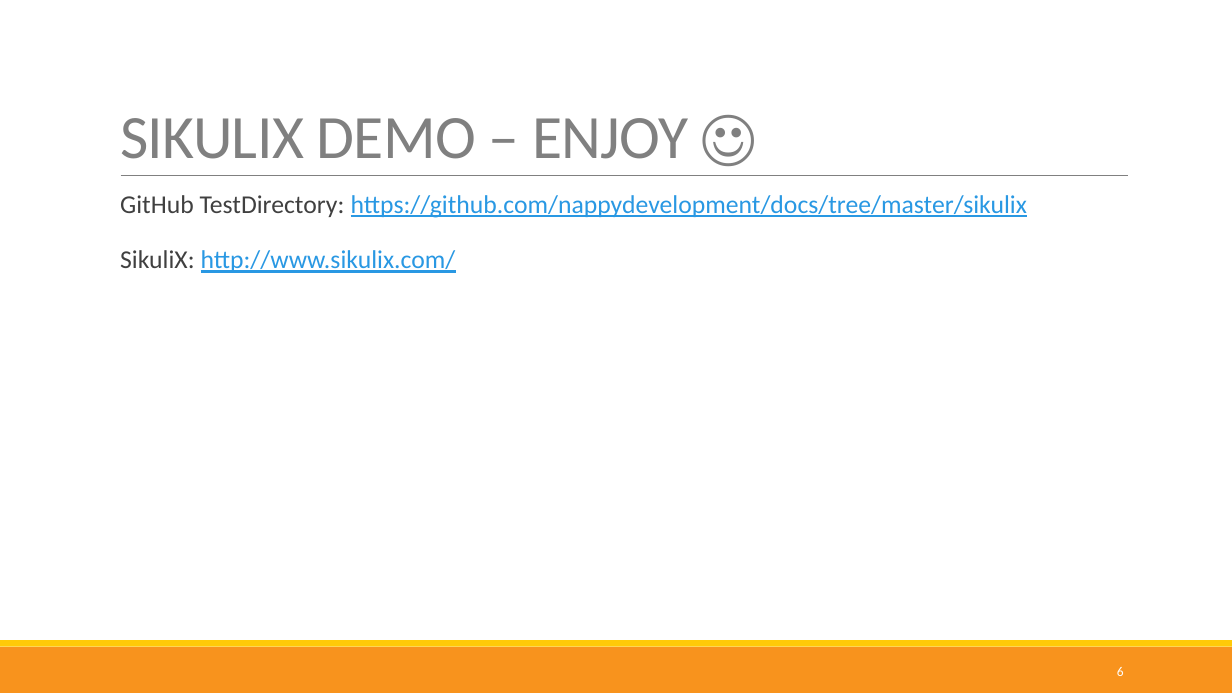
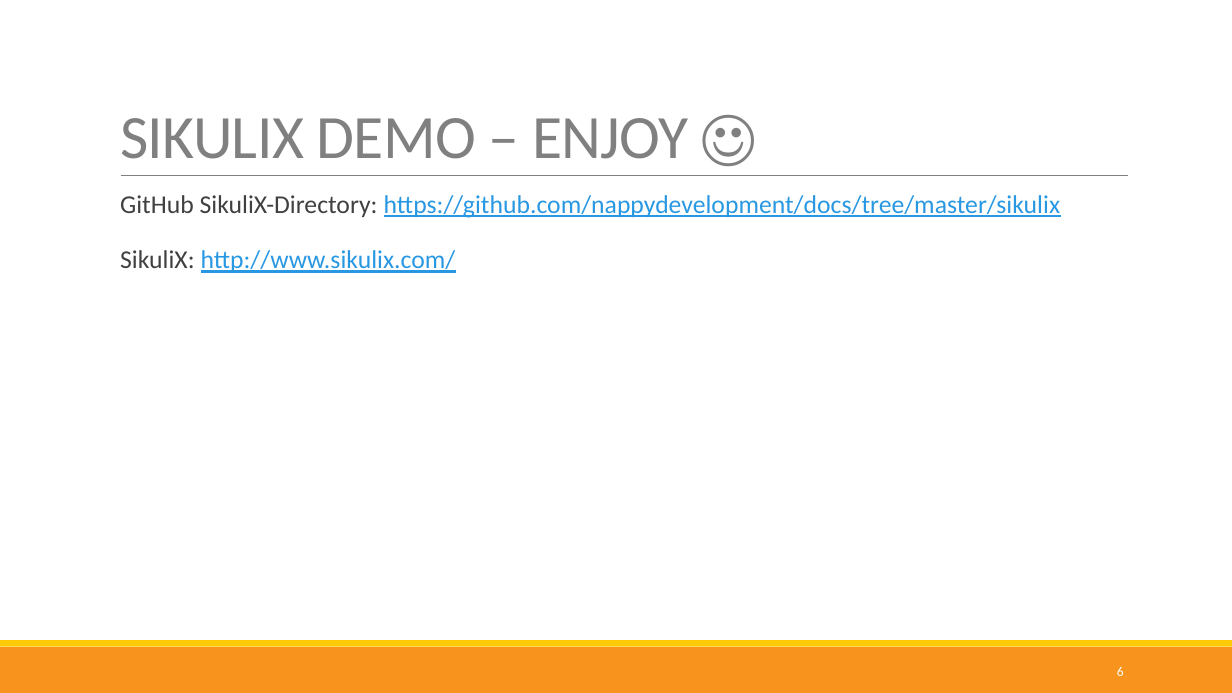
Before and after one commit to nappydevelopment/Nappy-the-ingenious-docs, a slide deck: slide 6 of Midterm-PPP.pptx. Drawn at 1232x693 pixels with LibreOffice and Linux fonts; fonts in the diff are those of the drawing. Boxes give left, top, right and bottom in pixels: in the first picture for what was removed or moved away, otherwise in the second. Text is boxed around its words. In the diff, an @@ line names an element or a change of style, - is before the commit and + after.

```diff
--- a/Midterm-PPP.pptx
+++ b/Midterm-PPP.pptx
@@ text at (120, 195, 1060, 273): text changed @@
-  GitHub TestDirectory: https://github.com/nappydevelopment/docs/tree/master/sikulix
-  SikuliX: http://www.sikulix.com/
+  GitHub SikuliX-Directory: https://github.com/nappydevelopment/docs/tree/master/sikulix
+  SikuliX: http://www.sikulix.com/
```
Also in this commit, not shown: 6 other slides changed.
